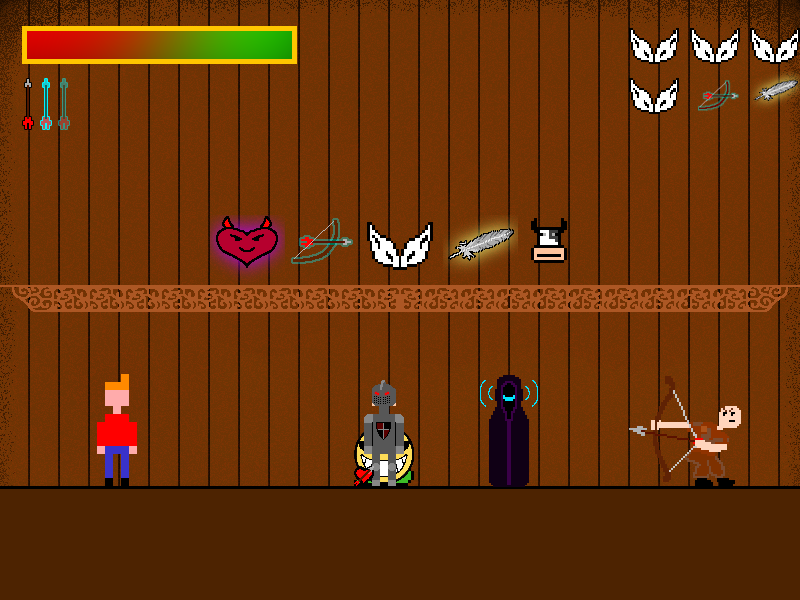
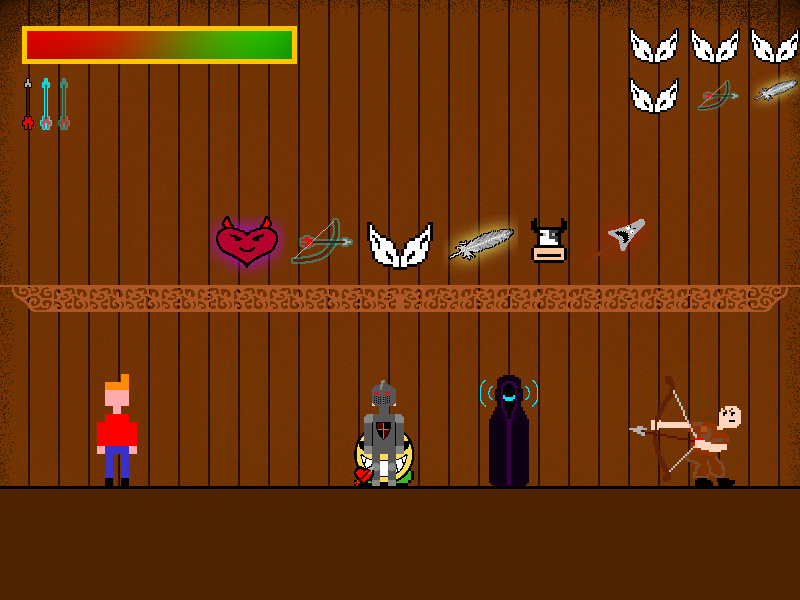
Layer changes from the first w=800, h=600 image to the second:
added layer "id5" in group "treasures" over [578, 215, 653, 275]
